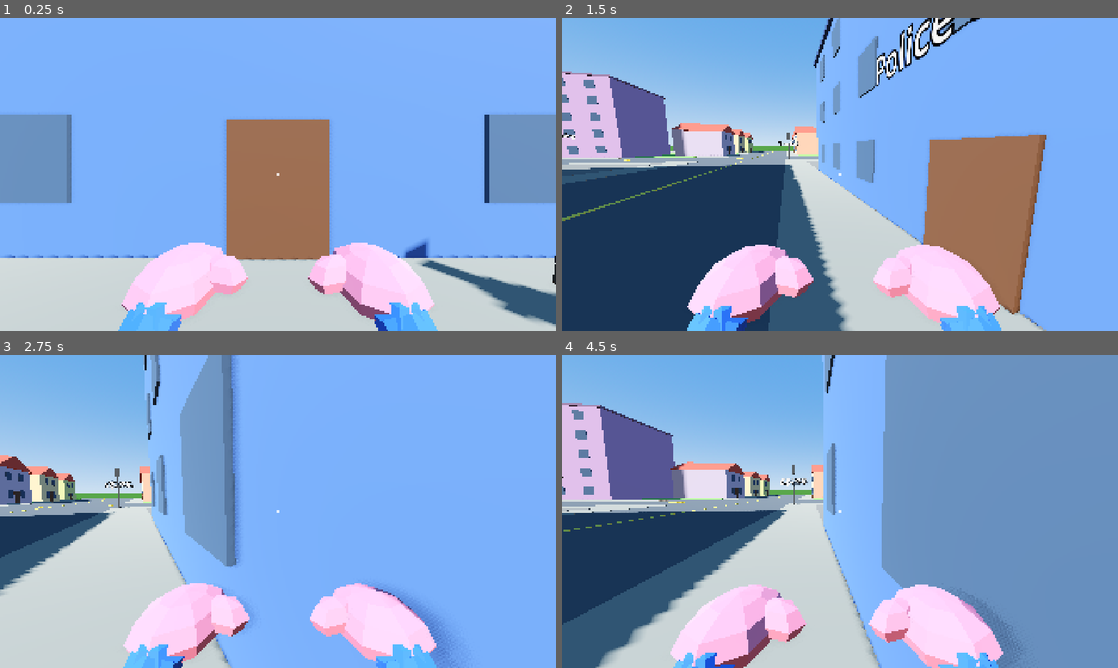
Above: before the commit, frames 1-4 (two rows, left to right).
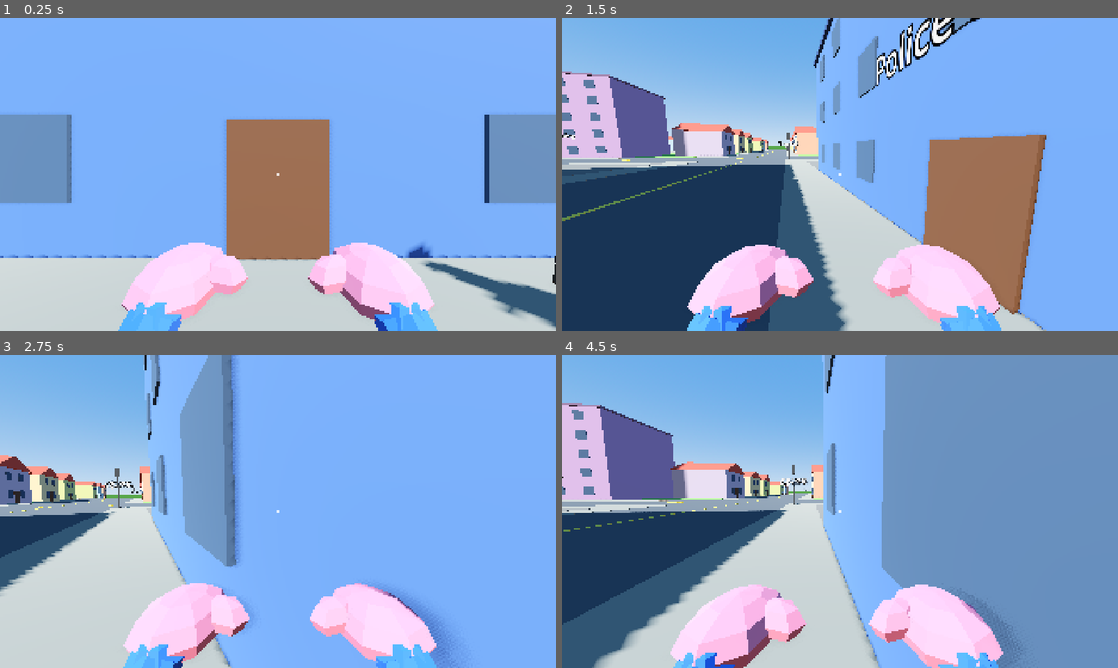
Above: after the commit, the same moments.

Repository: cristiangelini/BPD
Game: Godot game, scene res://scenes/levels/city.tscn
Same seed, same stepped clock (60 frames per second), same inputs: the game is played once before the commit and once after it. This scene is started directly instead of the project's main scene.
Inputs (mouse positions are in pixels of both pictures, inside the frame that each line leads up to):
- Up to frame 1 (0.25 s): no input
- Up to frame 2 (1.5 s): tap Enter at 0.5 s; move the mouse to (962, 158) at 0.52 s; hold D (move_right) 0.53-1.28 s; hold E (use) 0.53-1.28 s; click (962, 158) at 0.67 s; tap Space (jump) at 0.77 s; move the mouse to (812, 174) at 1.27 s; hold W (move_forward) from 1.28 s (still down); tap R (ask) at 1.35 s
- Up to frame 3 (2.75 s): keep holding W (move_forward); tap Space (jump) at 1.52 s; tap E (use) at 1.55, 2.3 s; move the mouse to (289, 505) at 2.02 s; hold Q (checklist) from 2.03 s (still down)
- Up to frame 4 (4.5 s): keep holding W (move_forward); move the mouse to (834, 517) at 2.77 s; release Q (checklist) at 2.78 s; tap Ctrl (crouch) at 2.85 s; click (834, 517) at 2.92 s; tap Space (jump) at 3.02, 3.77 s; tap E (use) at 3.05, 3.8 s; move the mouse to (878, 514) at 3.52 s; hold G (drop) 3.53-4.28 s; move the mouse to (795, 508) at 4.27 s; tap F (flashlight) at 4.35 s

The runs differ from the first frame. In frame 1, 0.8% of the frame differs, in the area x 0-100%, y 71-100%; in frame 2, 0.6%; in frame 3, 0.6%; in frame 4, 0.8%.

Commit message:
Triple the city to 7 x 5 blocks; the turn ends back at the station
Co-Authored-By: Claude Opus 5.5 (1M context) <noreply@anthropic.com>
Claude-Session: https://claude.ai/code/session_01UXwRy4nCUmp8Zcg5tBLZhH

Diff:
--- a/scenes/levels/city.tscn
+++ b/scenes/levels/city.tscn
@@ -44,7 +44,7 @@
 [node name="Built" type="Node3D" parent="."]
 
 [node name="Cop" parent="." instance=ExtResource("2")]
-transform = Transform3D(1, 0, 0, 0, 1, 0, 0, 0, 1, -36, 0.1, 30)
+transform = Transform3D(1, 0, 0, 0, 1, 0, 0, 0, 1, -72, 0.1, 30)
 
 [node name="PatrolCar" parent="." instance=ExtResource("3")]
-transform = Transform3D(0, 0, 1, 0, 1, 0, -1, 0, 0, -28, 0.05, 33)
+transform = Transform3D(0, 0, 1, 0, 1, 0, -1, 0, 0, -64, 0.05, 33)
--- a/scripts/levels/city_layout.gd
+++ b/scripts/levels/city_layout.gd
@@ -7,8 +7,9 @@
 ## The city grows a little at a time (Cristian, 19/10): new places (the jail, the politician's case...) add rows
 ## to the south, so ROWS goes up and nothing already placed moves.
 
-const COLUMNS := 4
-const ROWS := 3
+## Three times the first 4 x 3 blocks (Cristian, 19/10); the first blocks sit in the middle, one block in.
+const COLUMNS := 7
+const ROWS := 5
 const BLOCK := 60.0
 const STREET := 12.0
 const PITCH := BLOCK + STREET
@@ -19,21 +20,21 @@
 ## Each place: its block, the side its front faces (n, s, e, w), how far along that side its middle sits,
 ## its size (width along the street, height, depth), color and sign. Interiors come one per PR.
 const PLACES := [
-	{"id": "station", "block": Vector2i(1, 1), "side": "s", "along": 0.0, "size": Vector3(30, 9, 18), "color": Color(0.3, 0.45, 0.8), "sign": "PLACE_STATION"},
-	{"id": "hotel", "block": Vector2i(1, 2), "side": "n", "along": 0.0, "size": Vector3(26, 18, 18), "color": Color(0.85, 0.5, 0.45), "sign": "PLACE_HOTEL"},
-	{"id": "insurance", "block": Vector2i(2, 2), "side": "n", "along": 0.0, "size": Vector3(22, 12, 16), "color": Color(0.6, 0.65, 0.7), "sign": "PLACE_INSURANCE"},
-	{"id": "grandpa", "block": Vector2i(0, 1), "side": "e", "along": 0.0, "size": Vector3(24, 7, 20), "color": Color(1.0, 0.84, 0.55), "sign": "PLACE_GRANDPA"},
-	{"id": "apartments", "block": Vector2i(0, 2), "side": "e", "along": 0.0, "size": Vector3(22, 15, 16), "color": Color(0.75, 0.6, 0.85), "sign": "PLACE_APARTMENTS"},
-	{"id": "bakery", "block": Vector2i(1, 0), "side": "s", "along": -12.0, "size": Vector3(16, 7, 14), "color": Color(0.95, 0.75, 0.4), "sign": "PLACE_BAKERY"},
-	{"id": "pet_salon", "block": Vector2i(1, 0), "side": "s", "along": 12.0, "size": Vector3(16, 6, 14), "color": Color(0.55, 0.85, 0.8), "sign": "PLACE_PET_SALON"},
-	{"id": "hardware", "block": Vector2i(2, 0), "side": "s", "along": -12.0, "size": Vector3(16, 7, 14), "color": Color(0.9, 0.45, 0.3), "sign": "PLACE_HARDWARE"},
-	{"id": "gym", "block": Vector2i(2, 0), "side": "s", "along": 12.0, "size": Vector3(18, 8, 16), "color": Color(0.4, 0.75, 0.4), "sign": "PLACE_GYM"},
-	{"id": "doll_factory", "block": Vector2i(3, 1), "side": "w", "along": 0.0, "size": Vector3(28, 10, 26), "color": Color(0.95, 0.6, 0.75), "sign": "PLACE_DOLL_FACTORY"},
-	{"id": "cake_lab", "block": Vector2i(3, 2), "side": "w", "along": 0.0, "size": Vector3(24, 8, 22), "color": Color(0.95, 0.95, 0.85), "sign": "PLACE_CAKE_LAB"},
+	{"id": "station", "block": Vector2i(2, 2), "side": "s", "along": 0.0, "size": Vector3(30, 9, 18), "color": Color(0.3, 0.45, 0.8), "sign": "PLACE_STATION"},
+	{"id": "hotel", "block": Vector2i(2, 3), "side": "n", "along": 0.0, "size": Vector3(26, 18, 18), "color": Color(0.85, 0.5, 0.45), "sign": "PLACE_HOTEL"},
+	{"id": "insurance", "block": Vector2i(3, 3), "side": "n", "along": 0.0, "size": Vector3(22, 12, 16), "color": Color(0.6, 0.65, 0.7), "sign": "PLACE_INSURANCE"},
+	{"id": "grandpa", "block": Vector2i(1, 2), "side": "e", "along": 0.0, "size": Vector3(24, 7, 20), "color": Color(1.0, 0.84, 0.55), "sign": "PLACE_GRANDPA"},
+	{"id": "apartments", "block": Vector2i(1, 3), "side": "e", "along": 0.0, "size": Vector3(22, 15, 16), "color": Color(0.75, 0.6, 0.85), "sign": "PLACE_APARTMENTS"},
+	{"id": "bakery", "block": Vector2i(2, 1), "side": "s", "along": -12.0, "size": Vector3(16, 7, 14), "color": Color(0.95, 0.75, 0.4), "sign": "PLACE_BAKERY"},
+	{"id": "pet_salon", "block": Vector2i(2, 1), "side": "s", "along": 12.0, "size": Vector3(16, 6, 14), "color": Color(0.55, 0.85, 0.8), "sign": "PLACE_PET_SALON"},
+	{"id": "hardware", "block": Vector2i(3, 1), "side": "s", "along": -12.0, "size": Vector3(16, 7, 14), "color": Color(0.9, 0.45, 0.3), "sign": "PLACE_HARDWARE"},
+	{"id": "gym", "block": Vector2i(3, 1), "side": "s", "along": 12.0, "size": Vector3(18, 8, 16), "color": Color(0.4, 0.75, 0.4), "sign": "PLACE_GYM"},
+	{"id": "doll_factory", "block": Vector2i(4, 2), "side": "w", "along": 0.0, "size": Vector3(28, 10, 26), "color": Color(0.95, 0.6, 0.75), "sign": "PLACE_DOLL_FACTORY"},
+	{"id": "cake_lab", "block": Vector2i(4, 3), "side": "w", "along": 0.0, "size": Vector3(24, 8, 22), "color": Color(0.95, 0.95, 0.85), "sign": "PLACE_CAKE_LAB"},
 ]
 
 ## The plaza fills its block.
-const PLAZA := Vector2i(2, 1)
+const PLAZA := Vector2i(3, 2)
 ## Shops are places whose front gets a shutter and an awning.
 const SHOPS: Array[String] = ["bakery", "pet_salon", "hardware", "gym"]
 
@@ -48,8 +49,10 @@
 ]
 
 ## Street names: rows of the grid run west to east (between block rows), columns north to south.
-const STREETS_EW: Array[String] = ["STREET_CLOCK", "STREET_LINDEN"]
-const STREETS_NS: Array[String] = ["STREET_TEAPOT", "STREET_CENTRAL", "STREET_BUTTON"]
+const STREETS_EW: Array[String] = ["STREET_KITE", "STREET_CLOCK", "STREET_LINDEN", "STREET_PUDDLE"]
+const STREETS_NS: Array[String] = [
+	"STREET_SOCK", "STREET_TEAPOT", "STREET_CENTRAL", "STREET_BUTTON", "STREET_SPOON", "STREET_WHISTLE",
+]
 
 
 ## Center of a block on the ground.
@@ -93,9 +96,9 @@
 
 
 static func barrio_kind(block: Vector2i) -> String:
-	if block.x == 0:
+	if block.x <= 1:
 		return "house"
-	if block.x == COLUMNS - 1:
+	if block.x >= 4:
 		return "warehouse"
 	return "building"
 
--- a/translations/texts.csv
+++ b/translations/texts.csv
@@ -181,3 +181,8 @@
 STREET_TEAPOT,Calle de la Tetera,Teapot Street,Rua da Chaleira
 STREET_CENTRAL,Avenida Central,Central Avenue,Avenida Central
 STREET_BUTTON,Calle del Botón,Button Street,Rua do Botão
+STREET_KITE,Calle del Barrilete,Kite Street,Rua da Pipa
+STREET_PUDDLE,Calle del Charco,Puddle Street,Rua da Poça
+STREET_SOCK,Calle del Calcetín,Sock Street,Rua da Meia
+STREET_SPOON,Calle de la Cuchara,Spoon Street,Rua da Colher
+STREET_WHISTLE,Calle del Silbato,Whistle Street,Rua do Apito
Not shown, added: tests/unit/test_city.gd.uid
Not shown, changed: .claude/skills/bpd/SKILL.md
Not shown, changed: CHANGELOG.md
Not shown, changed: docs/diseno/ciudad.md
Not shown, changed: docs/diseno/decisiones.md
